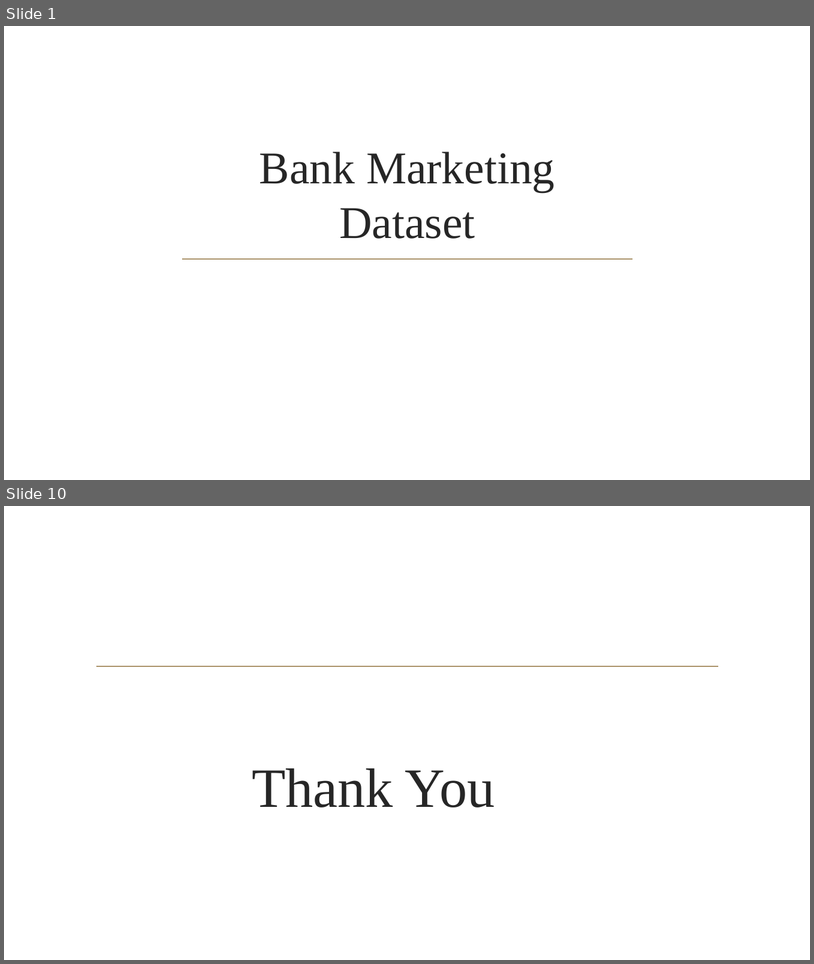
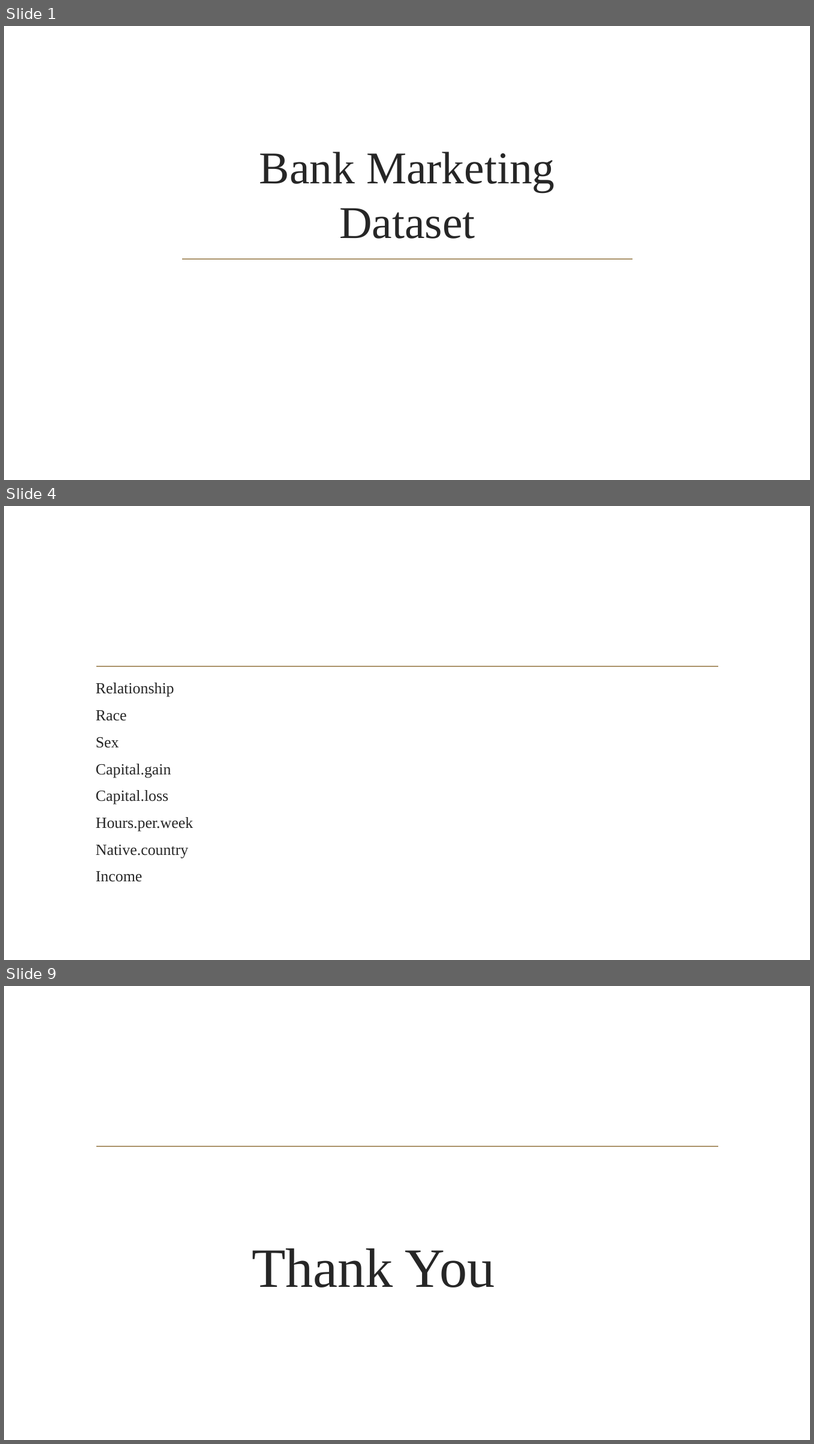
Before and after one commit to Kandarp94/GAMA-Training, a slide deck: Bank Marketing Dataset.pptx. Shown one above the other, each under a label of ours: slides 1 and 10 before the commit, slides 1, 4 and 9 after it; the slides between them are not shown. The pictures are 814x964 and 814x1444 pixels, drawn with LibreOffice and Linux fonts; fonts in the diff are those of the drawing; background and template pictures are left out. Boxes give left, top, right and bottom in pixels: in the first picture for what was removed or moved away, otherwise in the second. Text is boxed around its words. In the diff, an @@ line names an element or a change of style, - is before the commit and + after.

```diff
--- a/Bank Marketing Dataset.pptx
+++ b/Bank Marketing Dataset.pptx
@@ slide 4 added at [4, 506, 810, 960], background picture (left out); not listed: 1 template element that a slide beside it also shows @@
@@ text added at [96, 682, 193, 882], 18.5 pt, text #262626 @@
+Relationship
+Race
+Sex
+Capital.gain
+Capital.loss
+Hours.per.week
+Native.country
+Income
@@ what was slide 10 is now slide 9 @@
```
Also in this commit, not shown: 6 slides changed, 2 slides removed.
